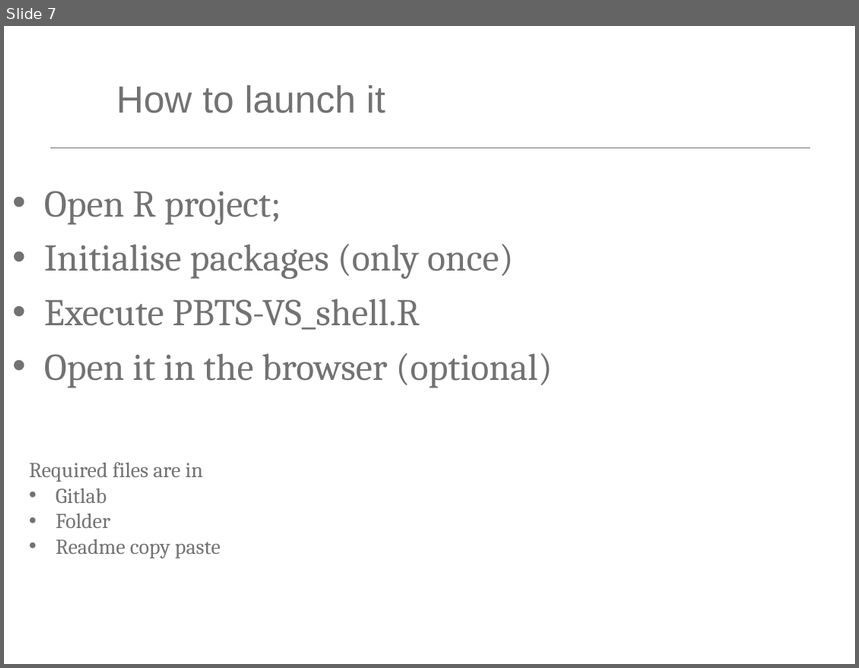
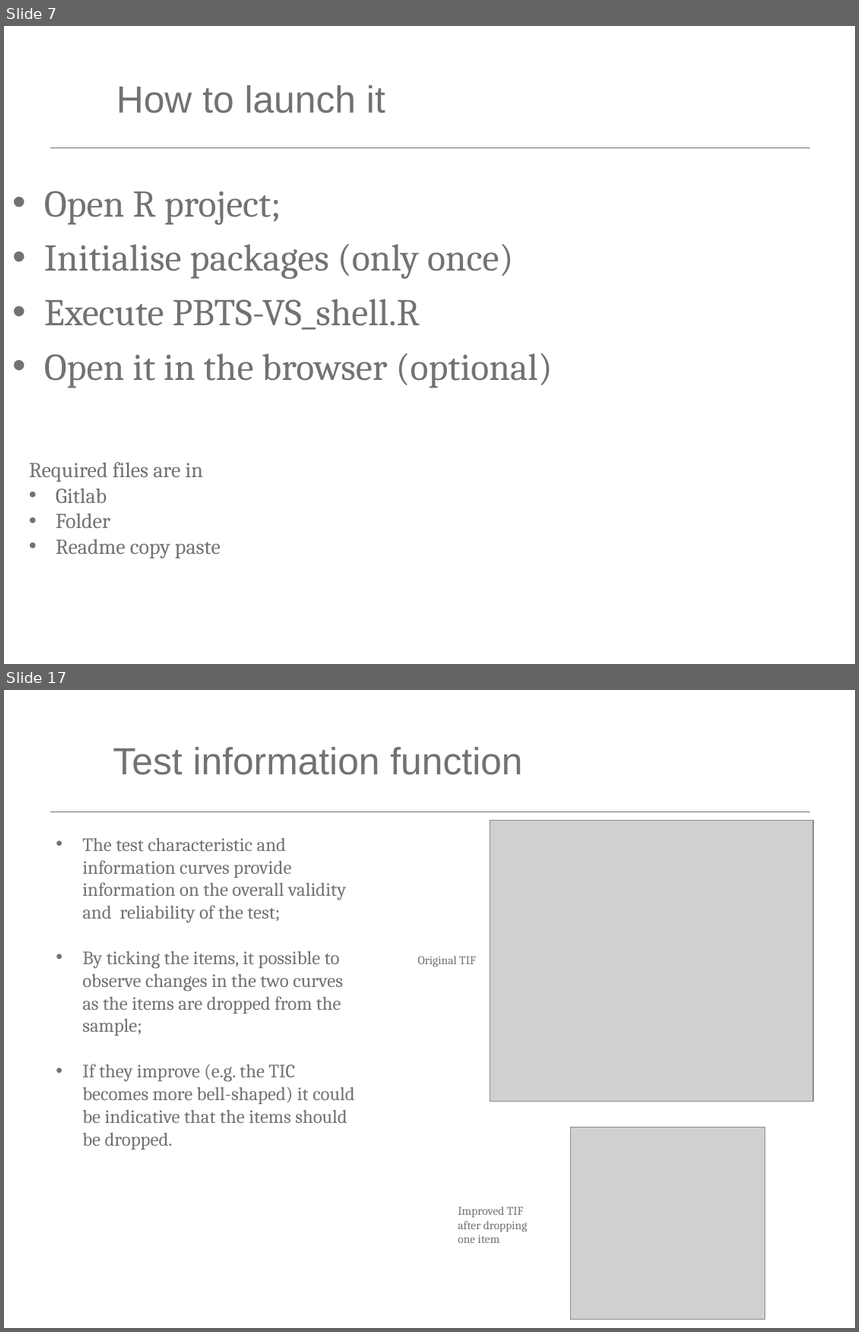
Before and after one commit to bonaventura-p/PBTS-VS, a slide deck: PBTS-VS_tutorial.pptx. Shown one above the other, each under a label of ours: slide 7 before the commit, slides 7 and 17 after it; the slides between them are not shown. The pictures are 859x668 and 859x1332 pixels, drawn with LibreOffice and Linux fonts; fonts in the diff are those of the drawing; grey boxes stand for pictures; background and template pictures are left out. Boxes give left, top, right and bottom in pixels: in the first picture for what was removed or moved away, otherwise in the second. Text is boxed around its words. In the diff, an @@ line names an element or a change of style, - is before the commit and + after.

```diff
--- a/PBTS-VS_tutorial.pptx
+++ b/PBTS-VS_tutorial.pptx
@@ slide 17 added at [4, 690, 855, 1328], background #FFFFFF; not listed: 1 template element that a slide beside it also shows @@
@@ title added at [113, 747, 522, 775], 32 pt, text #727272 @@
+Test information function
@@ picture added at [490, 820, 813, 1102] @@
@@ text added at [82, 838, 355, 1150], 16 pt, text #727272 @@
+• The test characteristic and information curves provide information on the overall validity and reliability of the test;
+• By ticking the items, it possible to observe changes in the two curves as the items are dropped from the sample;
+• If they improve (e.g. the TIC becomes more bell-shaped) it could be indicative that the items should be dropped.
@@ text added at [418, 956, 476, 967], 10 pt, text #727272 @@
+Original TIF
@@ picture added at [570, 1128, 765, 1320] @@
@@ text added at [458, 1207, 528, 1243], 10 pt, text #727272 @@
+Improved TIF after dropping one item
@@ page number added at [808, 1287, 840, 1309], 10 pt, text #FFFFFF @@
+17
```
Also in this commit, not shown: 13 slides changed, 1 other slide added, 2 slides removed, 22 other files.
